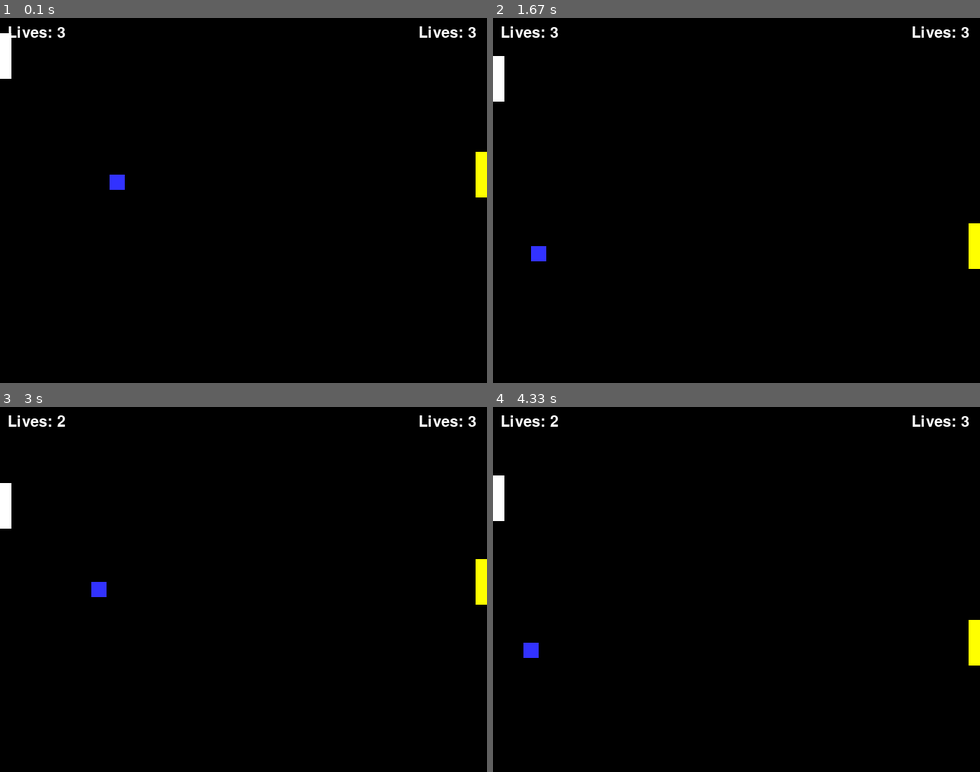
Above: before the commit, frames 1-4 (two rows, left to right).
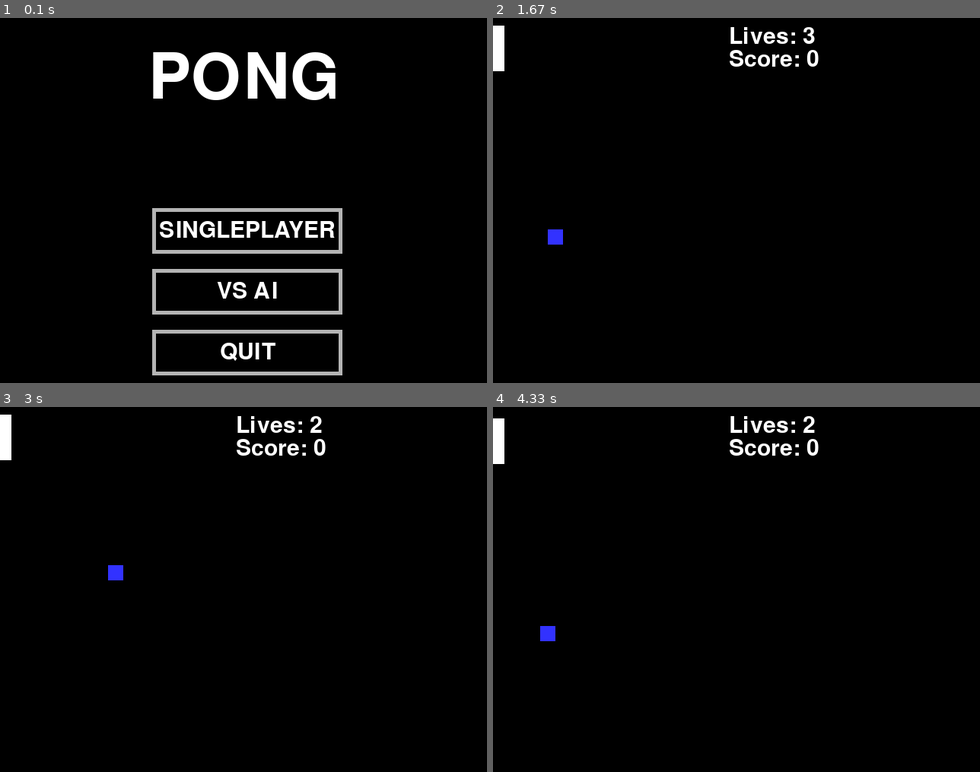
Above: after the commit, the same moments.

Repository: cduck1/duke-classwork
Game: pygame game, started from PyGame/pong/finished pong.py
The game is run twice, just before and just after one commit, with the same random seed, the same clock (stepped at 60 frames per second) and the same inputs.
Inputs (mouse positions are in pixels of both pictures, inside the frame that each line leads up to):
- Up to frame 1 (0.1 s): no input
- Up to frame 2 (1.67 s): press the mouse at (741, 229) at 0.37 s; move the mouse to (746, 269) at 0.47 s; release the mouse at (751, 310) at 0.6 s; hold Up 0.67-1.13 s; move the mouse to (785, 226) at 0.7 s; hold Down 1.17-1.47 s; hold Up from 1.5 s (still down)
- Up to frame 3 (3 s): release Up at 1.87 s; hold Down 1.9-2.27 s; hold Up 2.3-2.6 s; hold Down 2.63-2.93 s; hold Up from 2.97 s (still down)
- Up to frame 4 (4.33 s): release Up at 3.33 s; hold Down 3.37-3.73 s; hold Up 3.77-4.07 s; hold Down from 4.1 s (still down)

The runs differ from the first frame. In frame 1, 8.0% of the frame differs, in the area x 0-100%, y 2-98%; in frame 2, 1.9%; in frame 3, 2.1%; in frame 4, 2.1%.

Commit message:
Update finished pong.py

Diff:
--- a/PyGame/pong/finished pong.py
+++ b/PyGame/pong/finished pong.py
@@ -1,10 +1,12 @@
 import pygame
+import time
 # -- Global Constants
 # -- Colours
 BLACK = (0, 0, 0)
 WHITE = (255, 255, 255)
 BLUE = (50, 50, 255)
 YELLOW = (255, 255, 0)
+GREY = (180, 180, 180)
 # -- Initialise PyGame
 pygame.init()
 # -- Blank Screen
@@ -14,8 +16,134 @@
 pygame.display.set_caption("Pong")
 # -- Manages how fast screen refreshes
 clock = pygame.time.Clock()
+
+def game_intro():
+    intro = True
+    while intro:
+        for event in pygame.event.get(): # User did something
+            if event.type == pygame.QUIT: # If user clicked close
+                intro = False # Flag that we are done so we exit this loop
+            elif event.type==pygame.KEYDOWN:
+                if event.key==pygame.K_ESCAPE:
+                    intro=False
+        # -- Drawing the menu screen
+        screen.fill(BLACK)
+        font = pygame.font.Font('freesansbold.ttf', 84)
+        text = font.render(str("PONG"), 1, WHITE)
+        text_rect = text.get_rect(center=(320, 80))
+        screen.blit(text, text_rect)
+
+        button_1("SINGLEPLAYER",200,250,250,60,WHITE,GREY,"1")
+        button_1("VS AI",200,330,250,60,WHITE,GREY,"2")
+        button_1("QUIT",200,410,250,60,WHITE,GREY,"Q")
+
+        pygame.display.flip()
+        clock.tick(60)
+
+def text_objects(text,font):
+    textSurface = font.render(text, True, WHITE)
+    return textSurface, textSurface.get_rect()
+
+def singleplayer_gameloop():
+    # -- Exit game flag set to false
+    done = False
+    # -- Variables
+    # ---- top_left_screen = (0, 0)
+    # ---- top_right_screen = (640, 0)
+    # ---- bottom_left_screen = (0, 480)
+    # ---- bottom_right_screen = (640, 480)
+    padd_width = 15
+    padd_length = 60
+    x_padd = 0
+    y_padd = 20
+    x_val = 150
+    y_val = 200
+    ball_width = 20
+    x_offset = -1
+    y_offset = 1
+    lives = 3
+    score = 0
+
+    while not done:
+        # -- User input and controls
+        for event in pygame.event.get():
+            if event.type == pygame.QUIT:
+                done = True
+            keys = pygame.key.get_pressed()
+            if keys[pygame.K_UP]:
+                y_padd = y_padd - 5
+            if keys[pygame.K_DOWN]:
+                y_padd = y_padd + 5
+
+        # -- Game logic goes after this comment
+        # -- The paddle can't go off the top or bottom
+        if y_padd <= 0:
+            y_padd = 0
+
+        if y_padd >= 420:
+            y_padd = 420
+
+        # -- Getting the score to increase by 1 when the ball goes off the left edge
+        if x_val == 0:
+            lives = lives - 1
+            x_val = 150
+            y_val = 200
+
+        # -- getting the right edge to bounce
+        if x_val >= 620:
+            x_val = 620
+            x_offset = -x_offset
+
+        # -- getting the top edge to bounce
+        if y_val <= 0:
+            y_val = 0
+            y_offset = -y_offset
+
+        # -- getting the bottom edge to bounce
+        if y_val >= 460:
+            y_val =  460
+            y_offset = -y_offset
+
+        # -- Check the criteria for hitting the paddle and getting the ball speed to increase with a score variable
+        if x_val < 15 and y_val > y_padd and y_val < y_padd + 60:
+            x_offset = x_offset * -1
+            score = score + 1
+            x_offset += 1
+            y_offset += 1
+
+        x_val = x_val + x_offset
+        y_val = y_val + y_offset
+
+        # -- Screen background is BLACK
+        screen.fill(BLACK)
+
+        # -- Draw here
+        pygame.draw.rect(screen, BLUE, (x_val, y_val, ball_width, ball_width))
+        pygame.draw.rect(screen, WHITE, (x_padd, y_padd, padd_width, padd_length))
+
+        # -- display score (glitches when the ball goes off the left of the screen
+        font = pygame.font.Font(None, 45)
+        text = font.render("Score: " + str(score), 1, WHITE)
+        screen.blit(text, (310, 40))
+
+        # -- display lives
+        font = pygame.font.Font(None, 45)
+        text = font.render("Lives: " + str(lives), 1, WHITE)
+        screen.blit(text, (310, 10))
+
+        # -- getting the game to end when lives = 0
+        if lives == 0:
+            you_lose()
+            done = True
+
+        # -- flip display to reveal new position of objects
+        pygame.display.flip()
+
+        # - The clock ticks over
+        clock.tick(60)
+
 # -- Game Loop
-def gameloop():
+def ai_gameloop():
     # -- Exit game flag set to false
     done = False
     # -- Variables
@@ -26,11 +154,11 @@
     ai_padd_width = 15
     ai_padd_length = 60
     ai_x_padd = 625
-    ai_y_padd = 200
+    ai_y_padd = 210
     padd_width = 15
     padd_length = 60
     x_padd = 0
-    y_padd = 20
+    y_padd = 210
     x_val = 150
     y_val = 200
     ball_width = 20
@@ -39,13 +167,11 @@
     lives = 3
     ai_lives = 3
     score = 0
-
     while not done:
         # -- User input and controls
         for event in pygame.event.get():
             if event.type == pygame.QUIT:
                 done = True
-        if event.type == pygame.KEYDOWN:
             keys = pygame.key.get_pressed()
             if keys[pygame.K_UP]:
                 y_padd = y_padd - 5
@@ -53,24 +179,40 @@
                 y_padd = y_padd + 5
 
         # -- Game logic goes after this comment
-        # -- The paddle can't go off the top or bottom
+        # -- The paddles can't go off the top or bottom
         if y_padd <= 0:
             y_padd = 0
 
         if y_padd >= 420:
             y_padd = 420
+
+        if ai_y_padd <= 0:
+            ai_y_padd = 0
+
+        if ai_y_padd >= 420:
+            ai_y_padd = 420
 
         # -- Getting the score to increase by 1 when the ball goes off the left edge
         if x_val <= 0:
             lives = lives - 1
             x_val = 150
             y_val = 200
-
-        # -- getting the right edge reset the ball and -1 from ai_lives
+            y_padd = 210
+            ai_y_padd = 210
+            x_offset = -1
+            y_offset = 1
+            time.sleep(1)
+
+        # -- getting the right edge to reset the ball and -1 from ai_lives
         if x_val >= 640:
             ai_lives = ai_lives - 1
             x_val = 150
             y_val = 200
+            y_padd = 210
+            ai_y_padd = 210
+            x_offset = -1
+            y_offset = 1
+            time.sleep(1)
 
         # -- getting the top edge to bounce
         if y_val <= 0:
@@ -83,7 +225,7 @@
             y_offset = -y_offset
 
         # -- Check the criteria for hitting the paddle and getting the ball speed to increase with a score variable
-        if x_val < 15 and y_val > y_padd and y_val < y_padd + 60:
+        if x_val < 15 and y_val >= y_padd and y_val <= y_padd + 60:
             x_offset = x_offset * -1
             x_offset += 1
             y_offset += 1
@@ -92,11 +234,14 @@
         y_val = y_val + y_offset
 
         # -- getting the ball to bounce off the ai_paddle
-        if x_val > 605 and y_val > ai_y_padd and y_val < ai_y_padd + 60:
+        if x_val > 605 and y_val >= ai_y_padd and y_val <= ai_y_padd + 60:
             x_offset = x_offset * -1
 
         # -- getting the ai to track the ball
-        ai_y_padd = y_val - 30
+        if ai_y_padd < y_val:
+            ai_y_padd = ai_y_padd + 2
+        elif ai_y_padd > y_val:
+            ai_y_padd = ai_y_padd - 2
 
         # -- Screen background is BLACK
         screen.fill(BLACK)
@@ -118,19 +263,49 @@
 
         # -- getting the game to end when lives = 0
         if lives == 0:
+            you_lose()
             done = True
-            you_win()
 
         # -- getting the game to end when ai_lives = 0
         if ai_lives == 0:
+            you_win()
             done = True
-            ai_win()
 
         # -- flip display to reveal new position of objects
         pygame.display.flip()
 
         # - The clock ticks over
         clock.tick(60)
+
+
+def button_1(msg1,xb1,yb1,wb1,hb1,icb1,acb1,action1=None): #msg1 = the message inside the button, xb1 = x coords of button, yb1 = y coords, wb1 = width, hb1 = height, icb1 = inactive colour, acb1 = active colour, action = the output when button is pressed
+    mouse = pygame.mouse.get_pos()
+    click = pygame.mouse.get_pressed()
+    if xb1+wb1 >mouse[0] > xb1 and yb1+hb1 > mouse[1] > yb1:
+        pygame.draw.rect(screen, icb1,(xb1,yb1,wb1,hb1),5)
+        if click[0] == 1 and action1 !=None:
+            if action1 == "1":
+                singleplayer_gameloop()
+            elif action1 == "2":
+                ai_gameloop()
+            elif action1 == "Q":
+                    pygame.quit()
+    else:
+        pygame.draw.rect(screen, acb1,(xb1,yb1,wb1,hb1),5)
+
+    smallText = pygame.font.Font("freesansbold.ttf",30)
+    textSurf, textRect = text_objects(msg1, smallText)
+    textRect.center = ( (xb1+(wb1/2)), (yb1+(hb1/2)) )
+    screen.blit(textSurf, textRect)
+
+# -- getting the game to end when lives = 0
+def you_lose():
+    screen.fill(BLACK)
+    font = pygame.font.Font("freesansbold.ttf", 50)
+    text = font.render("YOU LOSE!", 1, WHITE)
+    screen.blit(text, (300, 10))
+    time.sleep(3)
+    clock.tick(60)
 
 # -- getting the game to end when lives = 0
 def you_win():
@@ -138,17 +313,8 @@
     font = pygame.font.Font("freesansbold.ttf", 50)
     text = font.render("YOU WIN!", 1, WHITE)
     screen.blit(text, (300, 10))
-    pygame.display.flip()
+    time.sleep(3)
     clock.tick(60)
 
-# -- getting the game to end when lives = 0
-def ai_win():
-    screen.fill(BLACK)
-    font = pygame.font.Font("freesansbold.ttf", 50)
-    text = font.render("YOU LOSE!", 1, WHITE)
-    screen.blit(text, (300, 10))
-    pygame.display.flip()
-    clock.tick(60)
-
-gameloop()
+game_intro()
 pygame.quit()
